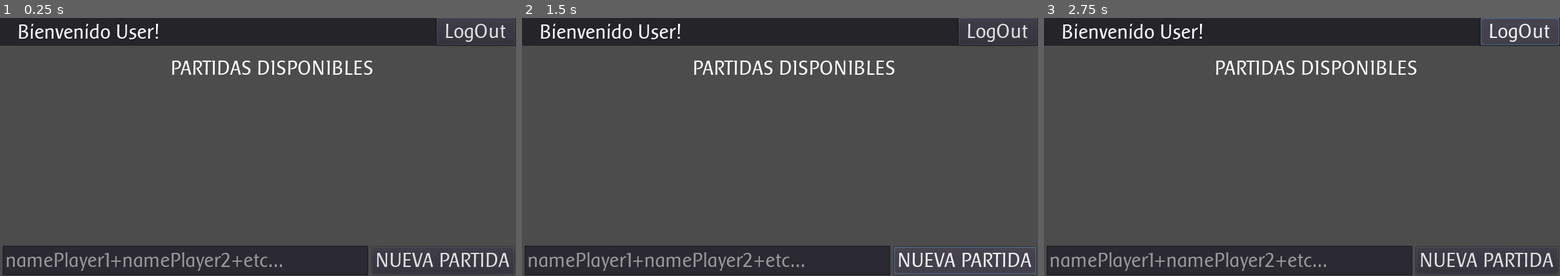
Above: before the commit, frames 1-3 (left to right).
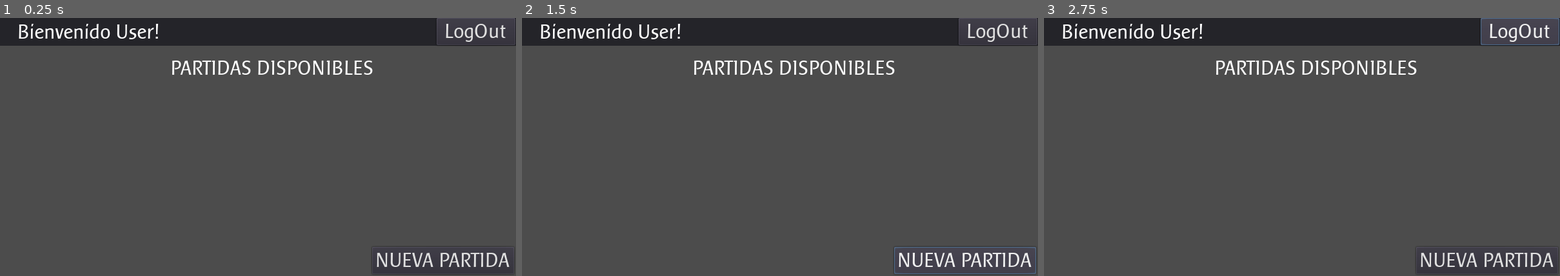
Above: after the commit, the same moments.

Repository: GabrielCancro/stone_age_firebase
Game: Godot game, scene res://Scenes/Main.tscn
Two runs of this game, one before a commit and one after it. Both use one fixed random seed, a clock stepped at 60 frames per second and the inputs below. This scene is started directly instead of the project's main scene.
Inputs:
- Up to frame 1 (0.25 s): no input
- Up to frame 2 (1.5 s): click "LogOut" at 0.5 s; click "NUEVA PARTIDA" at 1.25 s
- Up to frame 3 (2.75 s): click "LogOut" at 2 s

The runs differ from the first frame. In frame 1, 7.9% of the frame differs, in the area x 0-72%, y 88-100%; in frame 2, 7.9%; in frame 3, 7.9%.
Error in both runs: Invalid get index 'name' (on base: 'Nil'). (res://Scenes/Main.gd:5)

Commit message:
update

Diff:
--- a/Scenes/Main.tscn
+++ b/Scenes/Main.tscn
@@ -34,13 +34,9 @@
 margin_right = -3.0
 margin_bottom = 397.0
 text = "NUEVA PARTIDA"
-
-[node name="LineEdit" type="LineEdit" parent="User/btn_new"]
-margin_left = -573.0
-margin_top = -2.0
-margin_right = -6.0
-margin_bottom = 44.0
-placeholder_text = "namePlayer1+namePlayer2+etc..."
+__meta__ = {
+"_edit_use_anchors_": false
+}
 
 [node name="Games" type="ScrollContainer" parent="."]
 anchor_left = 0.5
@@ -67,7 +63,6 @@
 valign = 1
 
 [node name="NewGamePopup" type="ColorRect" parent="."]
-visible = false
 margin_right = 800.0
 margin_bottom = 450.0
 theme = ExtResource( 1 )
@@ -83,3 +78,72 @@
 ESPERE POR FAVOR..."
 align = 1
 valign = 1
+
+[node name="NewGame" type="Panel" parent="NewGamePopup"]
+anchor_left = 0.5
+anchor_top = 0.5
+anchor_right = 0.5
+anchor_bottom = 0.5
+margin_left = -121.0
+margin_top = -202.0
+margin_right = 165.0
+margin_bottom = 131.0
+theme = ExtResource( 1 )
+
+[node name="Label" type="Label" parent="NewGamePopup/NewGame"]
+anchor_right = 1.0
+margin_left = 28.0
+margin_top = 4.0
+margin_right = -127.0
+margin_bottom = 40.0
+text = "NUEVA PARTIDA"
+valign = 1
+
+[node name="Label2" type="Label" parent="NewGamePopup/NewGame"]
+anchor_left = 0.5
+anchor_top = 0.5
+anchor_right = 0.5
+anchor_bottom = 0.5
+margin_left = -126.0
+margin_top = -74.5
+margin_right = 135.0
+margin_bottom = 156.5
+text = "JUGADOR1
+JUGADOR2
+JUGADOR3
+JUGADOR4
+JUGADOR5
+JUGADOR6"
+valign = 1
+
+[node name="btn_new" type="Button" parent="NewGamePopup/NewGame"]
+anchor_left = 0.5
+anchor_top = 1.0
+anchor_right = 0.5
+anchor_bottom = 1.0
+margin_left = -110.0
+margin_top = -2.0
+margin_right = 110.0
+margin_bottom = 40.0
+text = "CREAR PARTIDA"
+__meta__ = {
+"_edit_use_anchors_": false
+}
+
+[node name="LineEdit" type="LineEdit" parent="NewGamePopup/NewGame"]
+anchor_right = 1.0
+margin_top = 39.0
+margin_right = -52.0
+margin_bottom = 85.0
+placeholder_text = "Nombre Jugador"
+
+[node name="btn_logout" type="Button" parent="NewGamePopup/NewGame"]
+anchor_right = 1.0
+margin_left = 236.0
+margin_top = 41.0
+margin_right = -1.0
+margin_bottom = 83.0
+text = "+"
+__meta__ = {
+"_edit_use_anchors_": false
+}
